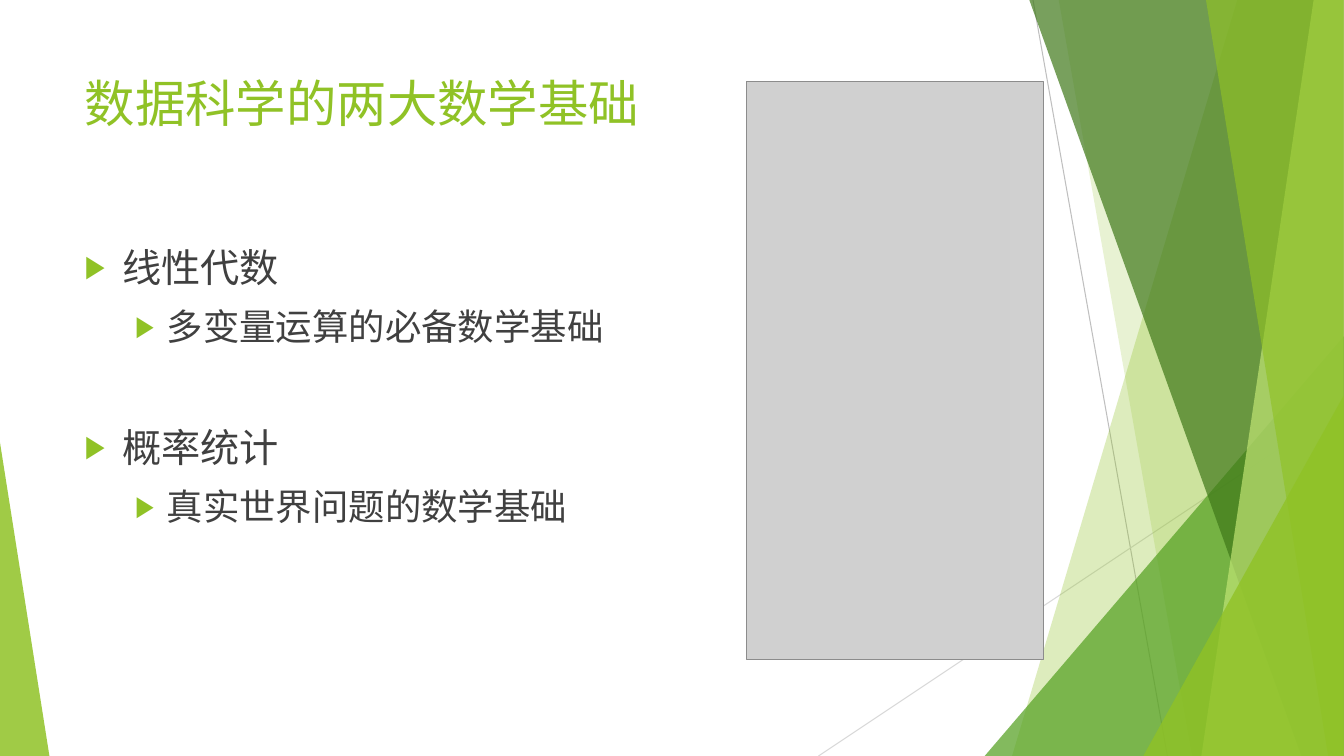
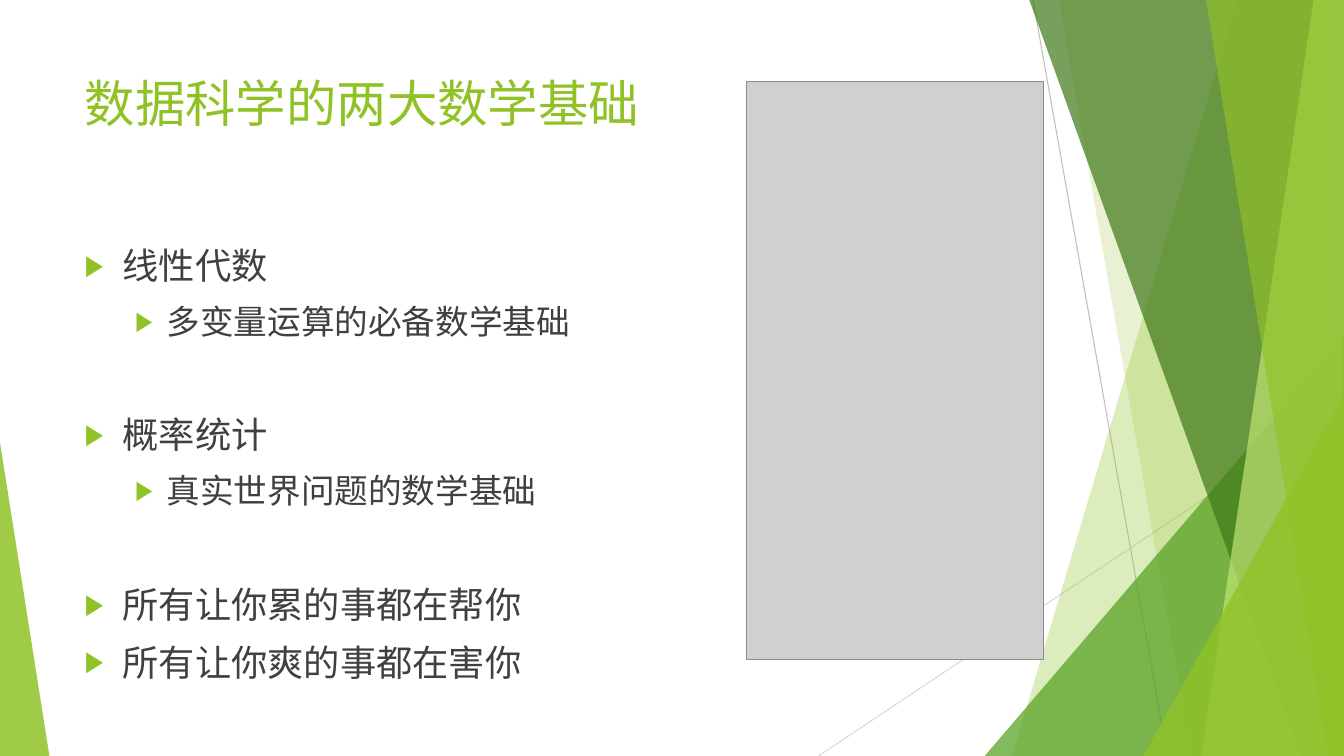
Before and after one commit to wangyi-fudan/BIOL130173, a slide deck: slide 2 of 1_linear_algebra.pptx. Drawn at 1344x756 pixels with LibreOffice and Linux fonts; fonts in the diff are those of the drawing; grey boxes stand for pictures. Boxes give left, top, right and bottom in pixels: in the first picture for what was removed or moved away, otherwise in the second. Text is boxed around its words. In the diff, an @@ line names an element or a change of style, - is before the commit and + after.

```diff
--- a/1_linear_algebra.pptx
+++ b/1_linear_algebra.pptx
@@ text at bbox=[123, 248, 570, 506]: size 28 to 25.9 pt in "线性代数", "概率统计"; size 26 to 24.1 pt in "多变量运算的必备数学基础", "真实世界问题的数学基础" @@
@@ text at bbox=[123, 587, 522, 679]: paragraphs added @@
+▶ 所有让你累的事都在帮你
+▶ 所有让你爽的事都在害你
```
Also in this commit, not shown: 20 slides added.
